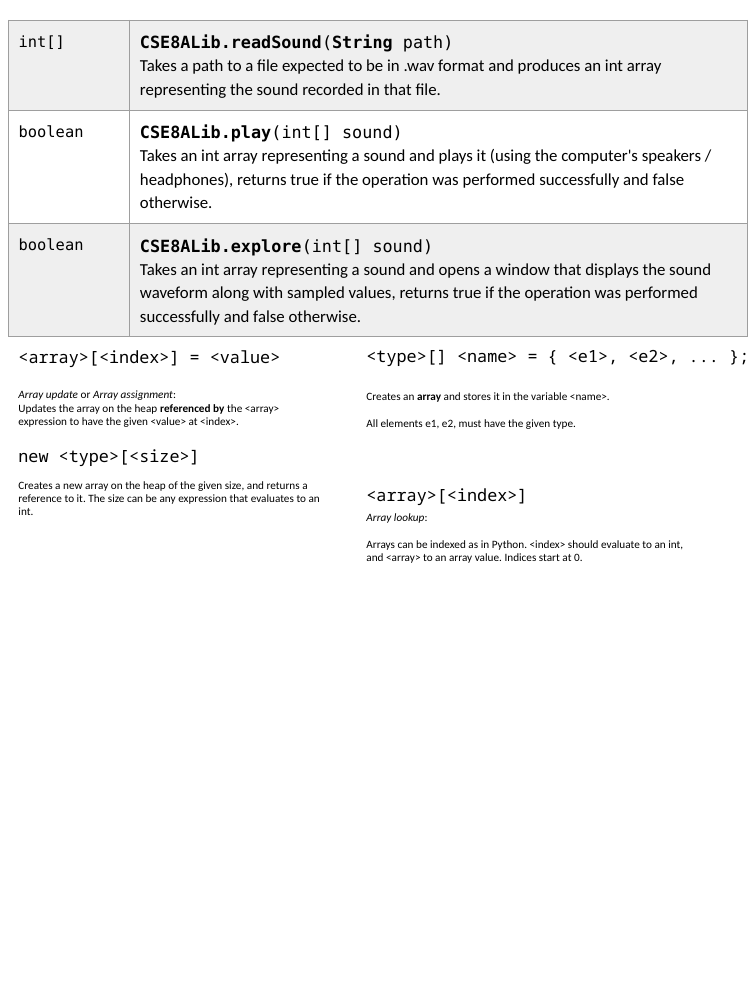
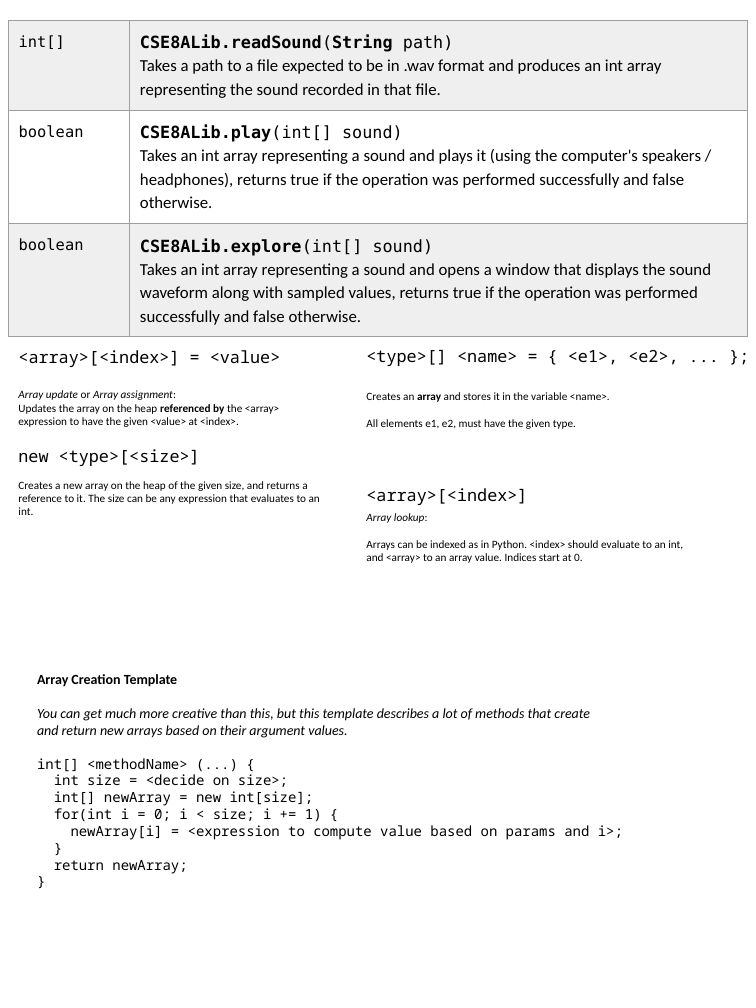
Before and after one commit to catherinefxia/ucsd-cse8a-w20.github.io, a slide deck: slide 2 of lectures/CSE8AW20-02-11-Lec11-Arrays-Loops-Practice/CSE8AW20-02-11-Lec11-Java-Arrays-Loops-Practice-handout.pptx. Drawn at 756x1008 pixels with LibreOffice and Linux fonts; fonts in the diff are those of the drawing. Boxes give left, top, right and bottom in pixels: in the first picture for what was removed or moved away, otherwise in the second. Text is boxed around its words. In the diff, an @@ line names an element or a change of style, - is before the commit and + after.

```diff
--- a/lectures/CSE8AW20-02-11-Lec11-Arrays-Loops-Practice/CSE8AW20-02-11-Lec11-Java-Arrays-Loops-Practice-handout.pptx
+++ b/lectures/CSE8AW20-02-11-Lec11-Arrays-Loops-Practice/CSE8AW20-02-11-Lec11-Java-Arrays-Loops-Practice-handout.pptx
@@ text added at box(37, 674, 623, 874), 10 pt, text #000000 @@
+Array Creation Template
+You can get much more creative than this, but this template describes a lot of methods that create
+and return new arrays based on their argument values.
+int[] <methodName> (...) {
+int size = <decide on size>;
+int[] newArray = new int[size];
+for(int i = 0; i < size; i += 1) {
+newArray[i] = <expression to compute value based on params and i>;
+}
+return newArray;
+}
```
Also in this commit, not shown: 5 other files.
